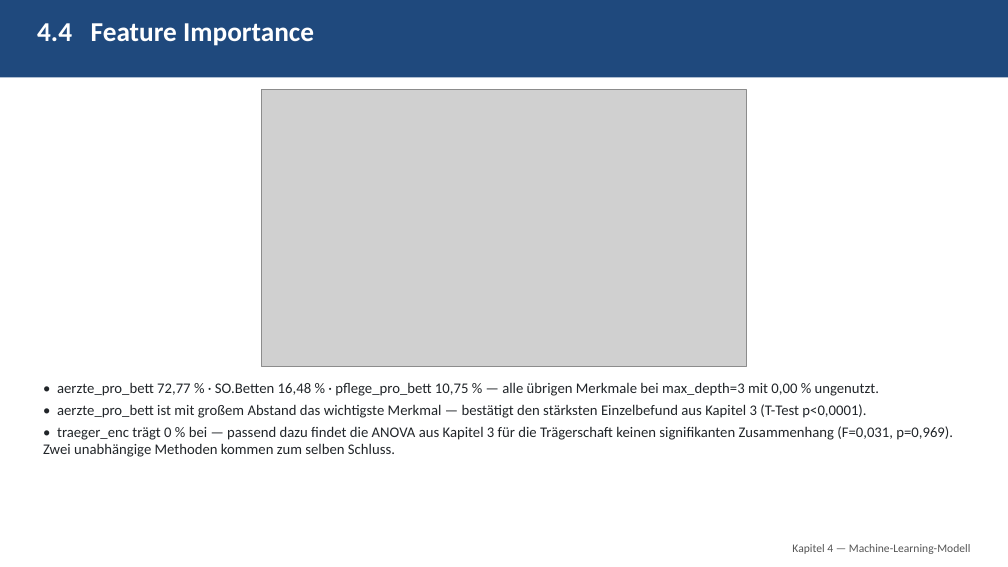
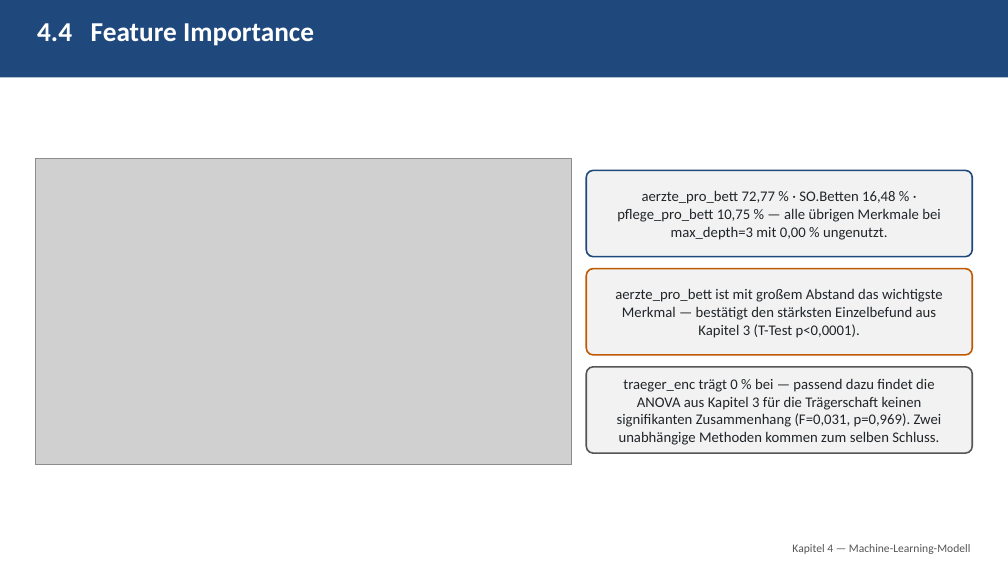
Before and after one commit to eufunk/Qualitaets_Muster_Finder, a slide deck: slide 26 of Doku/PPT/Projektbegleitende_Praesentation.pptx (slide 32 before the commit). Drawn at 1008x567 pixels with LibreOffice and Linux fonts; fonts in the diff are those of the drawing; grey boxes stand for pictures. Boxes give left, top, right and bottom in pixels: in the first picture for what was removed or moved away, otherwise in the second. Text is boxed around its words. In the diff, an @@ line names an element or a change of style, - is before the commit and + after.

```diff
--- a/Doku/PPT/Projektbegleitende_Praesentation.pptx
+++ b/Doku/PPT/Projektbegleitende_Praesentation.pptx
@@ picture: place and size @@
-picture at [262, 89, 746, 366]
+picture at [36, 159, 572, 465]
@@ rounded rectangle "aerzte_pro_bett 72,77 % · SO.Betten ...": place and size @@
-rounded rectangle "aerzte_pro_bett 72,77 % · SO.Betten ..." at [43, 382, 953, 457]
+rounded rectangle "aerzte_pro_bett 72,77 % · SO.Betten ..." at [587, 170, 973, 256]
@@ rounded rectangle "aerzte_pro_bett 72,77 % · SO.Betten ..." at [587, 170, 973, 256]: vertical alignment top to middle; fill none to #F2F2F2; outline none to #1F497D 1.5 pt @@
@@ text in rounded rectangle at [617, 190, 940, 240]: text changed @@
-• aerzte_pro_bett 72,77 % · SO.Betten 16,48 % · pflege_pro_bett 10,75 % — alle übrigen Merkmale bei max_depth=3 mit 0,00 % ungenutzt.
-• aerzte_pro_bett ist mit großem Abstand das wichtigste Merkmal — bestätigt den stärksten Einzelbefund aus Kapitel 3 (T-Test p<0,0001).
-• traeger_enc trägt 0 % bei — passend dazu findet die ANOVA aus Kapitel 3 für die Trägerschaft keinen signifikanten Zusammenhang (F=0,031, p=0,969). Zwei unabhängige Methoden kommen zum selben Schluss.
+aerzte_pro_bett 72,77 % · SO.Betten 16,48 % · pflege_pro_bett 10,75 % — alle übrigen Merkmale bei max_depth=3 mit 0,00 % ungenutzt.
@@ rounded rectangle added at [587, 268, 973, 355], fill #F2F2F2, outline #BF5A00 1.5 pt, 14 pt, text #212529 @@
+aerzte_pro_bett ist mit großem Abstand das wichtigste Merkmal — bestätigt den stärksten Einzelbefund aus Kapitel 3 (T-Test p<0,0001).
@@ rounded rectangle added at [587, 367, 973, 453], fill #F2F2F2, outline #555555 1.5 pt, 14 pt, text #212529 @@
+traeger_enc trägt 0 % bei — passend dazu findet die ANOVA aus Kapitel 3 für die Trägerschaft keinen signifikanten Zusammenhang (F=0,031, p=0,969). Zwei unabhängige Methoden kommen zum selben Schluss.
```
Also in this commit, not shown: 25 other slides changed, 8 slides removed, 28 other files.
